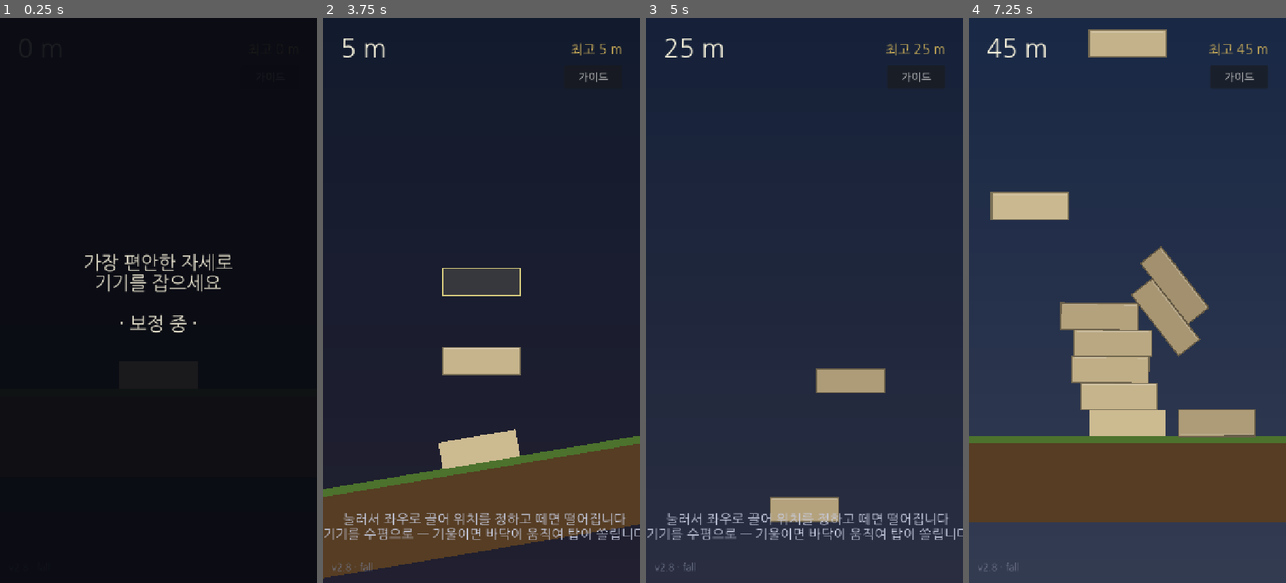
Above: before the commit, frames 1-4 (left to right).
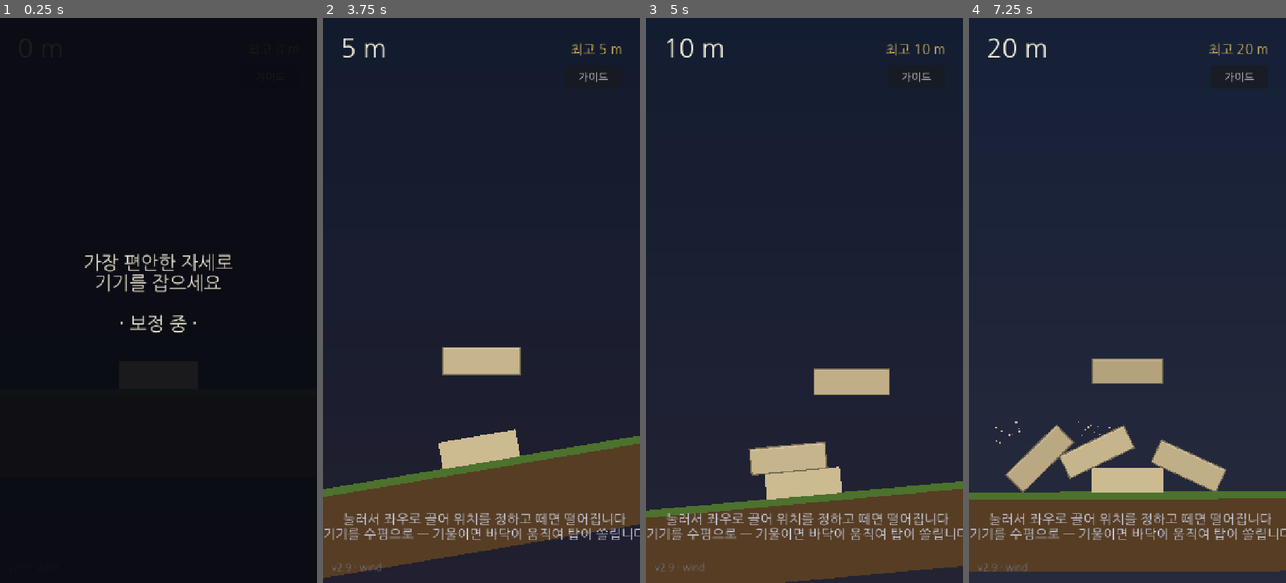
Above: after the commit, the same moments.

Repository: jungrok5/babel-tower
Game: Godot game, scene res://scenes/Main.tscn
Two runs of this game, one before a commit and one after it. Both use one fixed random seed, a clock stepped at 60 frames per second and the inputs below.
Inputs (mouse positions are in pixels of both pictures, inside the frame that each line leads up to):
- Up to frame 1 (0.25 s): no input
- Up to frame 2 (3.75 s): click "가이드" at 0.5 s; click "가이드" at 1.25 s; click "가이드" at 2 s; click "가이드 끄기" at 2.75 s; tap Enter at 3.5 s; move the mouse to (551, 272) at 3.52 s; tap Space at 3.6 s; click (551, 272) at 3.67 s
- Up to frame 3 (5 s): tap Space at 3.77, 4.07 s; drag from (741, 328) to (788, 413) at 4.27 s
- Up to frame 4 (7.25 s): move the mouse to (1159, 176) at 5.02 s; tap Space at 5.1, 6.6, 6.77, 7.07 s; click (1159, 176) at 5.17 s; drag from (1111, 413) to (1032, 215) at 5.77 s; move the mouse to (1222, 385) at 6.52 s; click (1222, 385) at 6.67 s

The runs differ from the first frame. In frame 2, 1.3% of the frame differs, in the area x 7-63%, y 44-98%; in frame 3, 17%; in frame 4, 32%, in the area x 0-100%, y 2-98%.

Commit message:
v2.9: drop gate, perched-bird pose, foreground wind effect
- Block drop gate: the next block can only be placed after the current
  one has actually landed (touched the tower/ground). Prevents spamming
  blocks in mid-air. Safety timeout guards against soft-lock; gate is
  cleared on game-over and restart.
- Bird now draws a distinct perched pose (folded wings, legs on the
  block, slight head bob) instead of flapping while seated.
- Wind: removed the text indicator; added a foreground wind effect
  (streaks + wisps + motes) whose flow direction shows wind direction
  and whose length/thickness/opacity/count show strength. Drawn above
  the tower and below the UI.

Co-Authored-By: Claude Opus 4.8 <noreply@anthropic.com>
Claude-Session: https://claude.ai/code/session_01Jx8xk1vyhwdsC6SaQay3dQ

Diff:
--- a/scripts/bird.gd
+++ b/scripts/bird.gd
@@ -112,8 +112,16 @@
 
 
 func _draw() -> void:
+	var c := body_col
+	if s == S.PERCH:
+		_draw_perched(c)
+	else:
+		_draw_flying(c)
+
+
+## 나는 모습 — 날개를 퍼덕인다
+func _draw_flying(c: Color) -> void:
 	var w := sin(flap) * 14.0
-	var c := body_col
 	draw_line(Vector2(0, -3), Vector2(-26, -3 - w), c, 5.0)     # 날개
 	draw_line(Vector2(0, -3), Vector2(26, -3 - w), c, 5.0)
 	draw_circle(Vector2.ZERO, 13.0, c)                          # 몸통
@@ -121,3 +129,24 @@
 	draw_line(Vector2(_side * 17.0, -6.0), Vector2(_side * 27.0, -4.0),
 		Color(0.97, 0.72, 0.15), 3.5)                          # 부리
 	draw_circle(Vector2(_side * 12.0, -8.0), 2.2, Color(0.05, 0.05, 0.05))  # 눈
+
+
+## 앉은 모습 — 날개를 접고 두 다리로 블록 위에 앉는다(퍼덕이지 않음)
+func _draw_perched(c: Color) -> void:
+	var bob := sin(t * 2.2) * 0.7                               # 살짝 고갯짓(퍼덕임 아님)
+	var leg := Color(0.86, 0.55, 0.16)
+	# 다리 — 몸 아래에서 블록 윗면(로컬 y≈+7)까지
+	draw_line(Vector2(-4, 3), Vector2(-4, 8), leg, 2.6)
+	draw_line(Vector2(4, 3), Vector2(4, 8), leg, 2.6)
+	# 웅크린 몸통
+	draw_circle(Vector2(0, -3), 12.5, c)
+	# 접은 날개 — 등에 붙인 짧은 곡선(가까운 쪽 한 겹)
+	draw_line(Vector2(-_side * 3.0, -8.0), Vector2(-_side * 12.0, -1.0), c.darkened(0.12), 5.5)
+	# 꼬리 — 뒤로 살짝
+	draw_line(Vector2(-_side * 8.0, -4.0), Vector2(-_side * 20.0, -6.0), c, 4.0)
+	# 머리(약간 위로 세워 앉은 자세) + 고갯짓
+	var head := Vector2(_side * 8.0, -12.0 + bob)
+	draw_circle(head, 7.5, c)
+	draw_line(head + Vector2(_side * 6.0, 1.0), head + Vector2(_side * 15.0, 2.5),
+		Color(0.97, 0.72, 0.15), 3.2)                          # 부리
+	draw_circle(head + Vector2(_side * 2.5, -2.0), 2.1, Color(0.05, 0.05, 0.05))  # 눈
--- a/scripts/main.gd
+++ b/scripts/main.gd
@@ -7,7 +7,7 @@
 enum State { CALIB, READY, OVER }
 
 ## 화면에 표시되는 빌드 버전 — 캐시된 옛 빌드인지 확인용. 변경 시마다 올린다.
-const GAME_VERSION := "v2.8 · fall"
+const GAME_VERSION := "v2.9 · wind"
 
 const BASE_X := 360.0
 const GROUND_TOP_Y := 1050.0
@@ -46,6 +46,9 @@
 var wind_gusting := false           # 지금 부는 중인가
 var bird: Node2D = null             # 현재 날아다니는 새(1마리)
 var bird_timer := 8.0               # 다음 새까지
+var settling: Block = null          # 착지 대기 중인 낙하 블록 — 닿기 전엔 다음 블록 못 놓음
+var settle_time := 0.0              # 낙하 후 경과(안전 타임아웃용)
+var wind_fx: Control                # 전경 바람 이펙트(방향/세기 시각화)
 var sfx := {}                       # 효과음 플레이어 모음
 var amb_wind: AudioStreamPlayer     # 바람 앰비언스(고도에 따라 커짐)
 
@@ -54,7 +57,6 @@
 var height_label: Label
 var best_label: Label
 var hint_label: Label
-var wind_label: Label
 var stab_fill: ColorRect
 var guides_group: Control
 var guide_btn: Button
@@ -82,6 +84,13 @@
 	add_child(bg)
 	sky = load("res://scripts/sky.gd").new()
 	bg.add_child(sky)
+
+	# 전경 바람 이펙트 — 월드(탑) 위, UI 아래에 그려진다
+	var fg := CanvasLayer.new()
+	fg.layer = 1
+	add_child(fg)
+	wind_fx = load("res://scripts/wind_fx.gd").new()
+	fg.add_child(wind_fx)
 
 
 func _build_audio() -> void:
@@ -205,7 +214,7 @@
 	_start_calibration_countdown()
 
 
-## 지정한 가로 위치(at_x) 위에서 벽돌을 떨어뜨린다. 안착을 기다리지 않아 연사 가능.
+## 지정한 가로 위치(at_x) 위에서 벽돌을 떨어뜨린다. 이 블록이 닿기 전엔 다음 블록을 못 놓는다.
 func _drop_block(at_x: float = BASE_X) -> void:
 	# 세로는 항상 탑 꼭대기 위에서 낙하 (가로는 손 뗀 위치)
 	var sy := _tower_top_edge() - BLOCK_SIZE.y * 0.5 - DROP_HEIGHT
@@ -214,16 +223,24 @@
 	b.landed.connect(_on_block_landed)
 	add_child(b)
 	blocks.append(b)
+	settling = b            # 이 블록이 바닥/탑에 닿기 전까지 다음 블록을 놓을 수 없다
+	settle_time = 0.0
 	score += 1
 	_check_progress()
 
 
+## 다음 블록을 놓을 수 있는가 (직전 블록이 닿았거나 없으면 가능)
+func _can_drop() -> bool:
+	return settling == null or not is_instance_valid(settling)
+
+
 func _meters() -> int:
 	return score * METERS_PER_BLOCK
 
 
 ## 블록이 바닥/탑에 닿는 순간 — 타격감(작은 카메라 킥 + 햅틱). 먼지는 블록이 직접 뿜는다.
 func _on_block_landed() -> void:
+	settling = null                     # 닿았다 → 다음 블록 허용
 	go_shake = maxf(go_shake, 5.0)
 	Input.vibrate_handheld(12)
 	_play("place", 0.14)
@@ -283,6 +300,7 @@
 		return
 	state = State.OVER
 	aiming = false
+	settling = null
 	go_shake = 26.0
 	if is_instance_valid(bird):
 		bird.queue_free()
@@ -303,6 +321,7 @@
 	blocks.clear()
 	score = 0
 	aiming = false
+	settling = null
 	aim_x = BASE_X
 	last_milestone = 0
 	record_broken = false
@@ -331,13 +350,14 @@
 	# 어디를 눌러도 벽돌은 '중앙'에서 시작. 누른 지점 기준으로 좌우로 끌면 그만큼 이동,
 	# 떼면 낙하. (터치는 emulate_mouse_from_touch로 마우스 이벤트가 된다)
 	if event is InputEventKey:
-		if event.pressed and not event.echo and event.keycode == KEY_SPACE and state == State.READY:
+		if event.pressed and not event.echo and event.keycode == KEY_SPACE \
+				and state == State.READY and _can_drop():
 			_drop_block(_clamp_aim(BASE_X))
 		return
 
 	if event is InputEventMouseButton and event.button_index == MOUSE_BUTTON_LEFT:
 		if event.pressed:
-			if state == State.READY:
+			if state == State.READY and _can_drop():
 				aiming = true
 				drag_start_world = _screen_to_world_x(event.position)
 				aim_x = BASE_X                     # 무조건 중앙에서 시작
@@ -375,6 +395,15 @@
 
 	_update_birds(delta)
 	_check_collapse()
+
+	# 안전장치: 어떤 이유로든 착지 신호가 안 오면 잠깐 뒤 잠금 해제(소프트락 방지)
+	if settling != null:
+		if not is_instance_valid(settling):
+			settling = null
+		else:
+			settle_time += delta
+			if settle_time > 3.0:
+				settling = null
 
 
 func _update_birds(delta: float) -> void:
@@ -468,6 +497,8 @@
 		sky.meters = float(_meters())
 		sky.t = world_time
 		sky.wind = wind_cur
+	if wind_fx != null:
+		wind_fx.wind = wind_cur
 	if amb_wind != null:
 		var tv := lerpf(-60.0, -13.0, clampf((float(_meters()) - 60.0) / 500.0, 0.0, 1.0))
 		amb_wind.volume_db = lerpf(amb_wind.volume_db, tv, 0.04)
@@ -548,17 +579,6 @@
 		stab_fill.size.x = 300.0 * clampf(1.0 - inst, 0.02, 1.0)
 		stab_fill.color = Color(0.32, 0.85, 0.45).lerp(Color(0.92, 0.26, 0.26), inst)
 
-	# 바람 표시 (방향 화살표 + 세기)
-	if absf(wind_cur) > 0.1:
-		var arrow := "▶" if wind_cur > 0.0 else "◀"
-		var n := clampi(int(absf(wind_cur) * 3.0) + 1, 1, 3)
-		wind_label.text = "바람 " + arrow.repeat(n)
-		wind_label.add_theme_color_override("font_color",
-			Color(0.7, 0.85, 1.0).lerp(Color(1.0, 0.5, 0.4), absf(wind_cur)))
-		wind_label.visible = true
-	else:
-		wind_label.visible = false
-
 	match state:
 		State.CALIB:
 			hint_label.text = ""
@@ -583,6 +603,7 @@
 	ui_font = load("res://fonts/NanumGothic-Regular.ttf")
 
 	ui = CanvasLayer.new()
+	ui.layer = 5                     # 전경 바람 이펙트(layer 1)보다 위에 UI가 오도록
 	add_child(ui)
 
 	# 현재 높이 (미터) — 좌상단, 크게
@@ -628,14 +649,6 @@
 	guide_btn.pressed.connect(_toggle_guides)
 	ui.add_child(guide_btn)
 
-	# 바람 표시 (상단 중앙, 바람 불 때만)
-	wind_label = _make_label("", 32, Color(0.72, 0.86, 1.0))
-	wind_label.position = Vector2(90, 168)
-	wind_label.size = Vector2(540, 42)
-	wind_label.horizontal_alignment = HORIZONTAL_ALIGNMENT_CENTER
-	wind_label.visible = false
-	ui.add_child(wind_label)
-
 	# 하단 힌트
 	hint_label = _make_label("", 30, Color(0.78, 0.8, 0.88))
 	hint_label.position = Vector2(0, 1120)
--- /dev/null
+++ b/scripts/wind_fx.gd
@@ -0,0 +1,78 @@
+extends Control
+## 전경 바람 이펙트 — 바람이 불 때 화면을 가로지르는 '바람결(streak)'을 그린다.
+## 방향 = 흐르는 방향, 세기 = 선의 길이·굵기·개수·투명도로 표현. (텍스트 없이 그 자체로 인지)
+## 카메라와 무관하게 화면에 고정(CanvasLayer 위)되어 탑 위로 바람이 스치는 느낌을 준다.
+
+var wind: float = 0.0       # 현재 바람(-1..1, 부호=방향) — main이 매 프레임 갱신
+var t: float = 0.0
+
+const VW := 720.0
+const VH := 1280.0
+
+var _streaks := []          # [base_x, y, len, thick, avar]
+var _wisps := []            # [base_x, y, scale, avar] — 길게 흐르는 옅은 바람 덩어리(구름결)
+var _motes := []            # [base_x, y, size] — 바람에 실려 날리는 티끌/잎
+
+
+func _ready() -> void:
+	set_anchors_preset(Control.PRESET_FULL_RECT)
+	mouse_filter = Control.MOUSE_FILTER_IGNORE
+	for i in 22:
+		_streaks.append([randf() * VW, randf() * VH, randf_range(70, 190),
+			randf_range(2.0, 4.0), randf_range(0.5, 1.0)])
+	for i in 6:
+		_wisps.append([randf() * VW, randf_range(80, VH - 120), randf_range(0.8, 1.7),
+			randf_range(0.5, 1.0)])
+	for i in 16:
+		_motes.append([randf() * VW, randf() * VH, randf_range(1.6, 3.4)])
+
+
+func _process(delta: float) -> void:
+	t += delta
+	queue_redraw()
+
+
+func _draw() -> void:
+	var s := absf(wind)
+	if s < 0.08:
+		return
+	var dir := signf(wind)
+
+	# 옅은 바람 덩어리(구름결) — 크고 느리고 투명. '구름처럼' 흐르는 배경 레이어.
+	var wisp_speed := 90.0 + 260.0 * s
+	for w in _wisps:
+		var x := fmod(w[0] + t * dir * wisp_speed + 100000.0, VW + 500.0) - 250.0
+		var sc: float = w[2]
+		_draw_wisp(Vector2(x, w[1] + sin(t * 0.6 + w[0]) * 8.0), sc * (0.7 + 0.6 * s),
+			Color(0.9, 0.94, 1.0, s * 0.10 * w[3]), dir)
+
+	# 바람결(speed line) — 길이·굵기·투명도·개수가 세기에 비례. 방향은 흐르는 쪽.
+	var speed := 320.0 + 900.0 * s
+	var shown := int(clampf(s * 1.3, 0.25, 1.0) * _streaks.size())
+	for i in range(shown):
+		var st = _streaks[i]
+		var x := fmod(st[0] + t * dir * speed + 100000.0, VW + 400.0) - 200.0
+		var y: float = st[1] + sin(t * 1.5 + st[0] * 0.05) * 6.0
+		var ln: float = st[2] * (0.35 + 0.95 * s)
+		var a: float = s * 0.5 * st[4]
+		var th: float = st[3] * (0.6 + 0.7 * s)
+		# 꼬리가 옅어지는 두 겹(머리는 진하게, 꼬리는 투명하게)
+		var head := Vector2(x, y)
+		var tail := Vector2(x - dir * ln, y)
+		draw_line(head, tail.lerp(head, 0.4), Color(0.92, 0.96, 1.0, a), th)
+		draw_line(tail, tail.lerp(head, 0.4), Color(0.92, 0.96, 1.0, a * 0.35), th)
+
+	# 티끌 — 바람에 빠르게 실려 날아가 속도감/방향을 준다
+	if s > 0.35:
+		var mspeed := 500.0 + 700.0 * s
+		for m in _motes:
+			var x := fmod(m[0] + t * dir * mspeed + 100000.0, VW + 200.0) - 100.0
+			var y: float = m[1] + sin(t * 3.0 + m[0]) * 14.0 * s
+			draw_circle(Vector2(x, y), m[2], Color(0.96, 0.97, 1.0, (s - 0.3) * 0.5))
+
+
+func _draw_wisp(pos: Vector2, sc: float, col: Color, dir: float) -> void:
+	# 가로로 길쭉한 옅은 덩어리 — 원 여러 개로 근사
+	for o in [Vector2(0, 0), Vector2(dir * 55, 4), Vector2(-dir * 55, -3),
+			Vector2(dir * 110, 2), Vector2(-dir * 30, 8)]:
+		draw_circle(pos + o * sc, 26.0 * sc, col)
